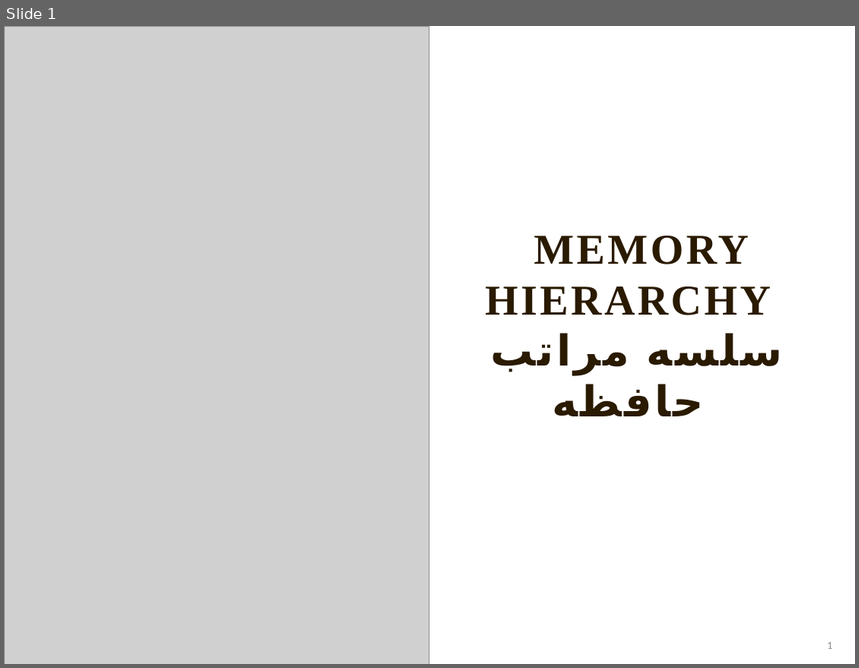
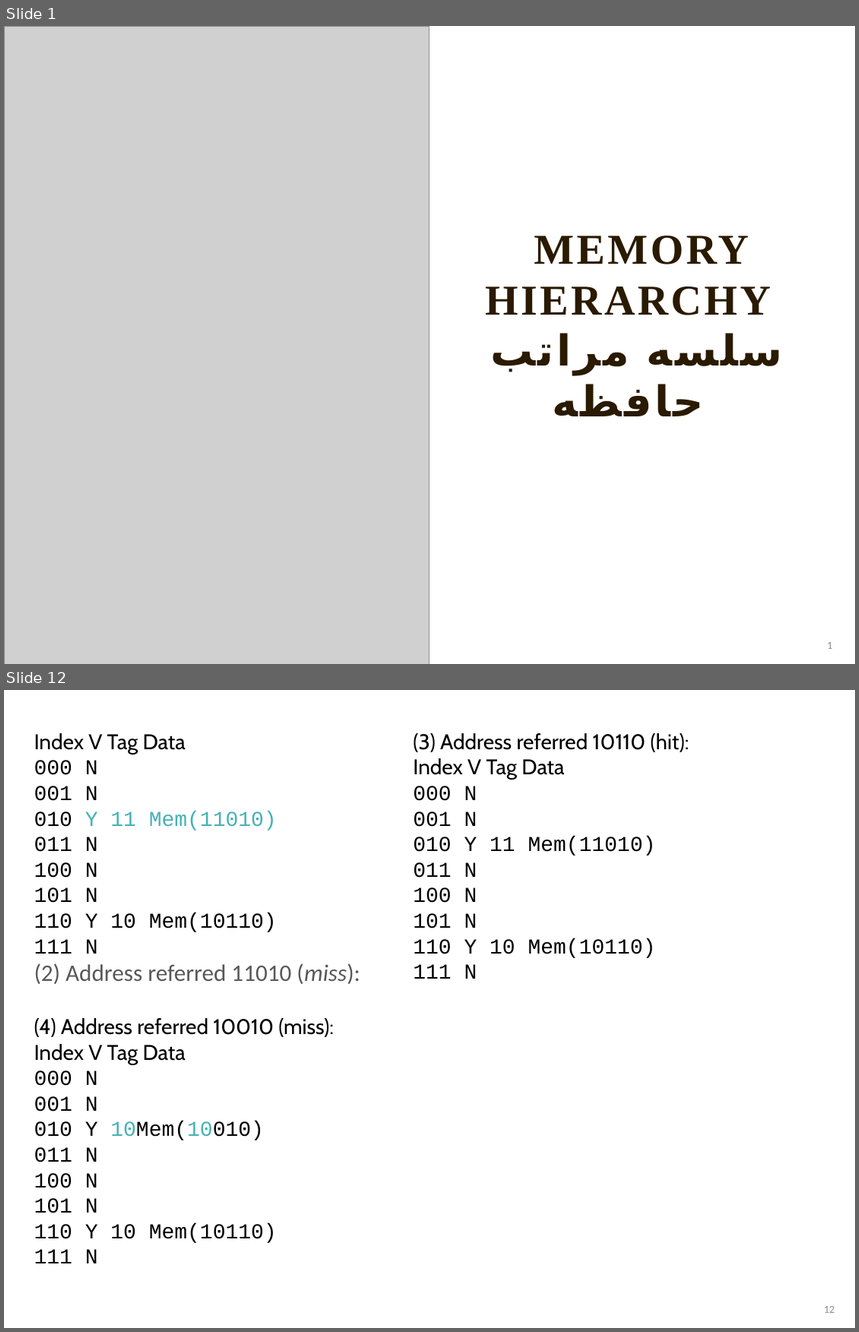
Before and after one commit to farzinsharif/computer-architecture-slide, a slide deck: Chapter4.Memory Hirearchy.pptx. Shown one above the other, each under a label of ours: slide 1 before the commit, slides 1 and 12 after it; the slides between them are not shown. The pictures are 859x668 and 859x1332 pixels, drawn with LibreOffice and Linux fonts; fonts in the diff are those of the drawing; grey boxes stand for pictures. Boxes give left, top, right and bottom in pixels: in the first picture for what was removed or moved away, otherwise in the second. Text is boxed around its words. In the diff, an @@ line names an element or a change of style, - is before the commit and + after.

```diff
--- a/Chapter4.Memory Hirearchy.pptx
+++ b/Chapter4.Memory Hirearchy.pptx
@@ slide 12 added at (x1=4, y1=690, x2=855, y2=1328), background #FFFFFF @@
@@ text added at (x1=34, y1=733, x2=360, y2=984), 18 pt, text #000000 @@
+Index V Tag Data
+000 N
+001 N
+010 Y 11 Mem(11010)
+011 N
+100 N
+101 N
+110 Y 10 Mem(10110)
+111 N
+(2) Address referred 11010 (miss):
@@ text added at (x1=413, y1=733, x2=690, y2=979), 18 pt, text #000000 @@
+(3) Address referred 10110 (hit):
+Index V Tag Data
+000 N
+001 N
+010 Y 11 Mem(11010)
+011 N
+100 N
+101 N
+110 Y 10 Mem(10110)
+111 N
@@ text added at (x1=34, y1=1018, x2=334, y2=1264), 18 pt, text #000000 @@
+(4) Address referred 10010 (miss):
+Index V Tag Data
+000 N
+001 N
+010 Y 10Mem(10010)
+011 N
+100 N
+101 N
+110 Y 10 Mem(10110)
+111 N
@@ page number added at (x1=824, y1=1306, x2=835, y2=1313), 9 pt, text #8C8C8C @@
+12
```
Also in this commit, not shown: 2 slides changed, 38 other slides added, 4 slides removed.
